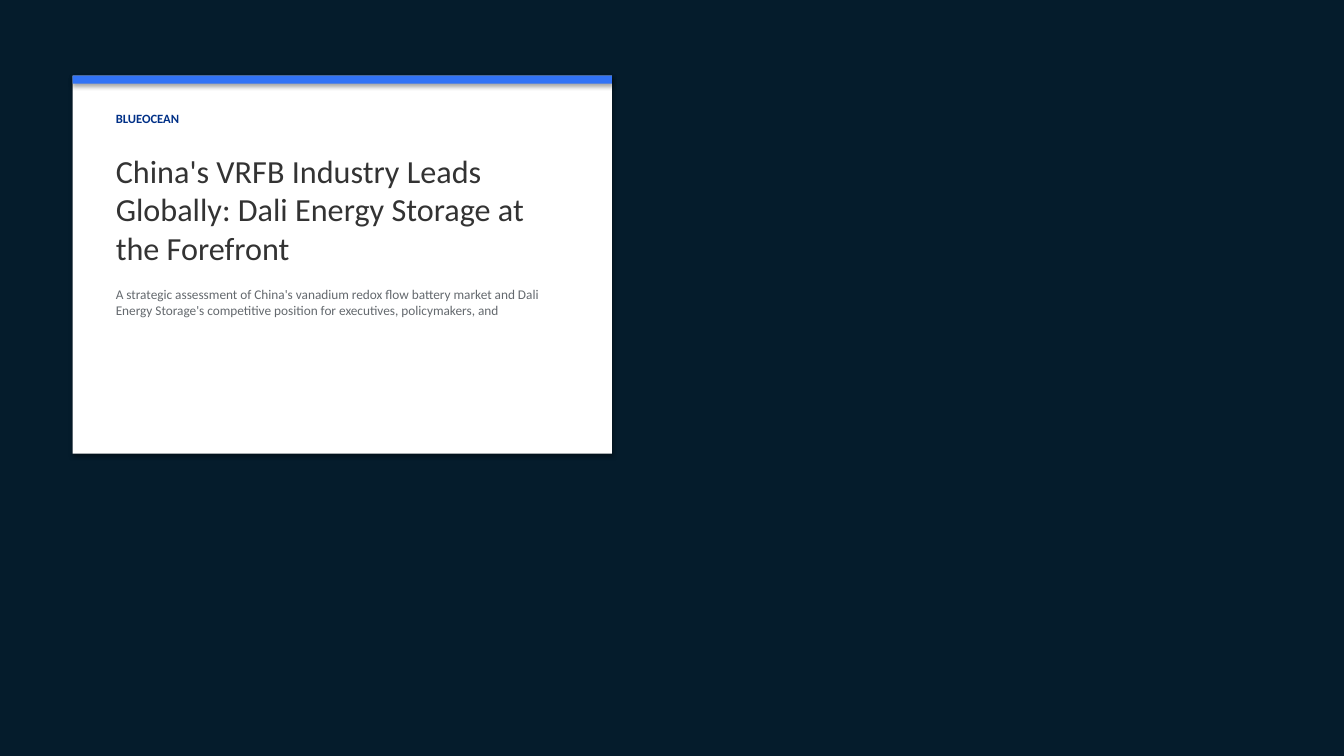
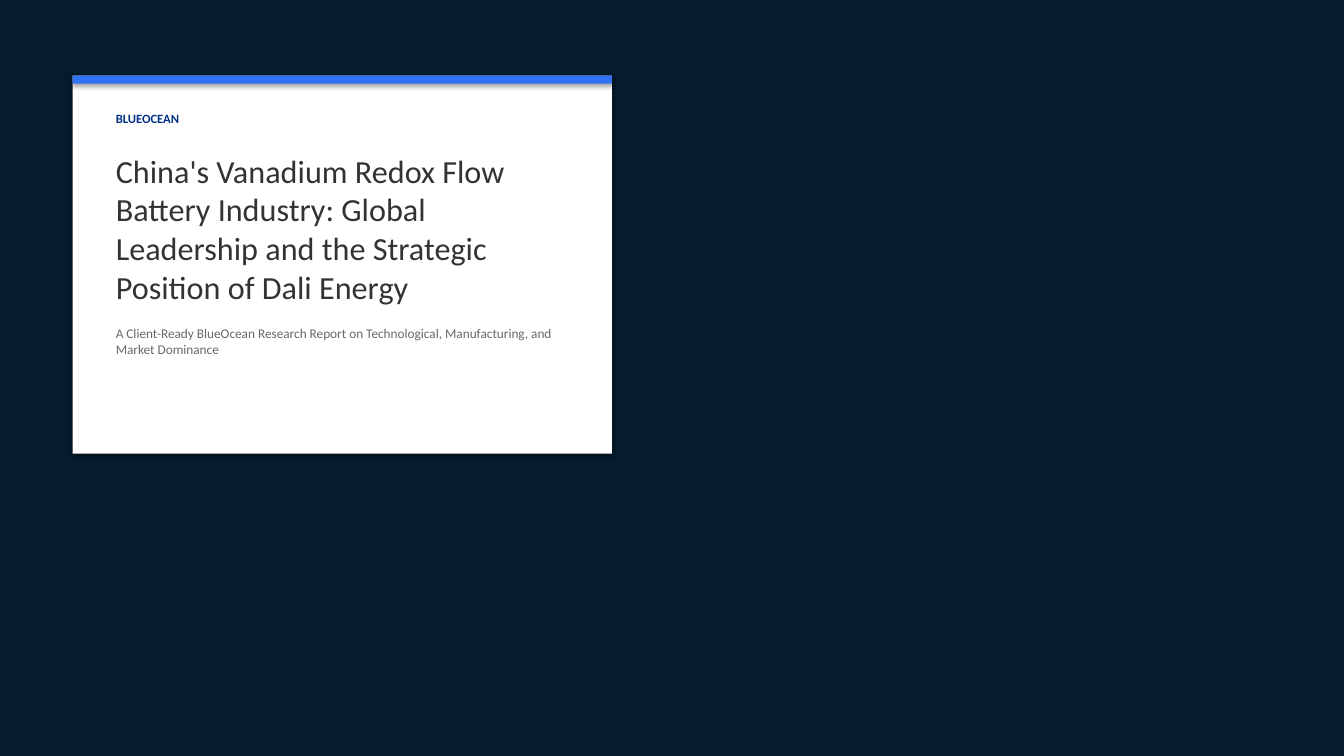
Before and after one commit to Yash-Yelave/gen_rpt, a slide deck: slide 1 of reports/2026-05-06-中国液流钒电池-特别是大力储能-在全球的领先地位/report.pptx. Drawn at 1344x756 pixels with LibreOffice and Linux fonts; fonts in the diff are those of the drawing; background and template pictures are left out. Boxes give left, top, right and bottom in pixels: in the first picture for what was removed or moved away, otherwise in the second. Text is boxed around its words. In the diff, an @@ line names an element or a change of style, - is before the commit and + after.

```diff
--- a/reports/2026-05-06-中国液流钒电池-特别是大力储能-在全球的领先地位/report.pptx
+++ b/reports/2026-05-06-中国液流钒电池-特别是大力储能-在全球的领先地位/report.pptx
@@ text at (x1=116, y1=160, x2=551, y2=354): text changed; size 9.5 to 23 pt; text colour #64696E to #333333 @@
-China's VRFB Industry Leads Globally: Dali Energy Storage at the Forefront
-A strategic assessment of China's vanadium redox flow battery market and Dali Energy Storage's competitive position for executives, policymakers, and
+China's Vanadium Redox Flow Battery Industry: Global Leadership and the Strategic Position of Dali Energy
+A Client-Ready BlueOcean Research Report on Technological, Manufacturing, and Market Dominance
```
Also in this commit, not shown: 8 other slides changed, 4 slides added, 5 slides removed, 40 other files.
